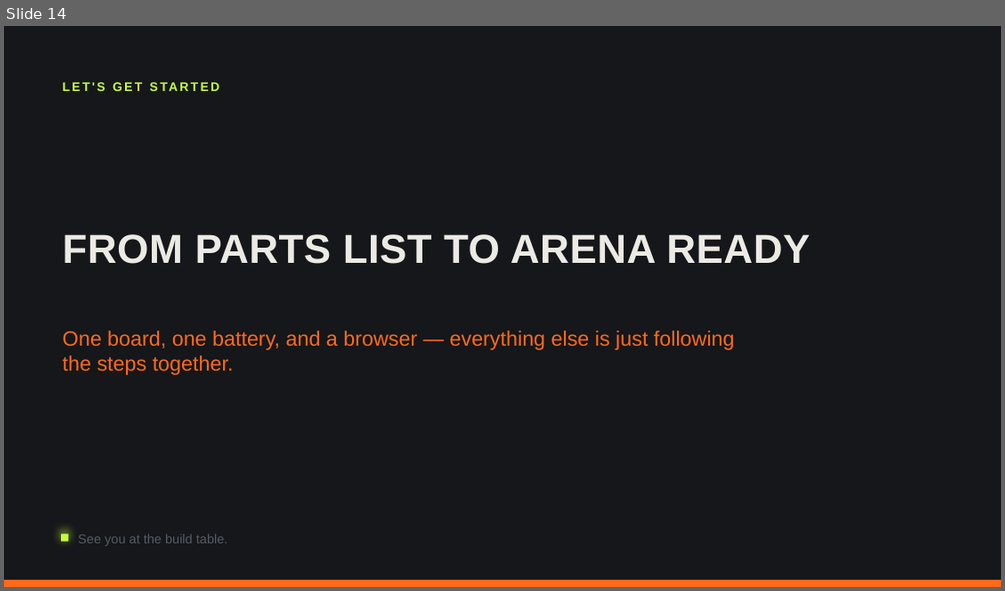
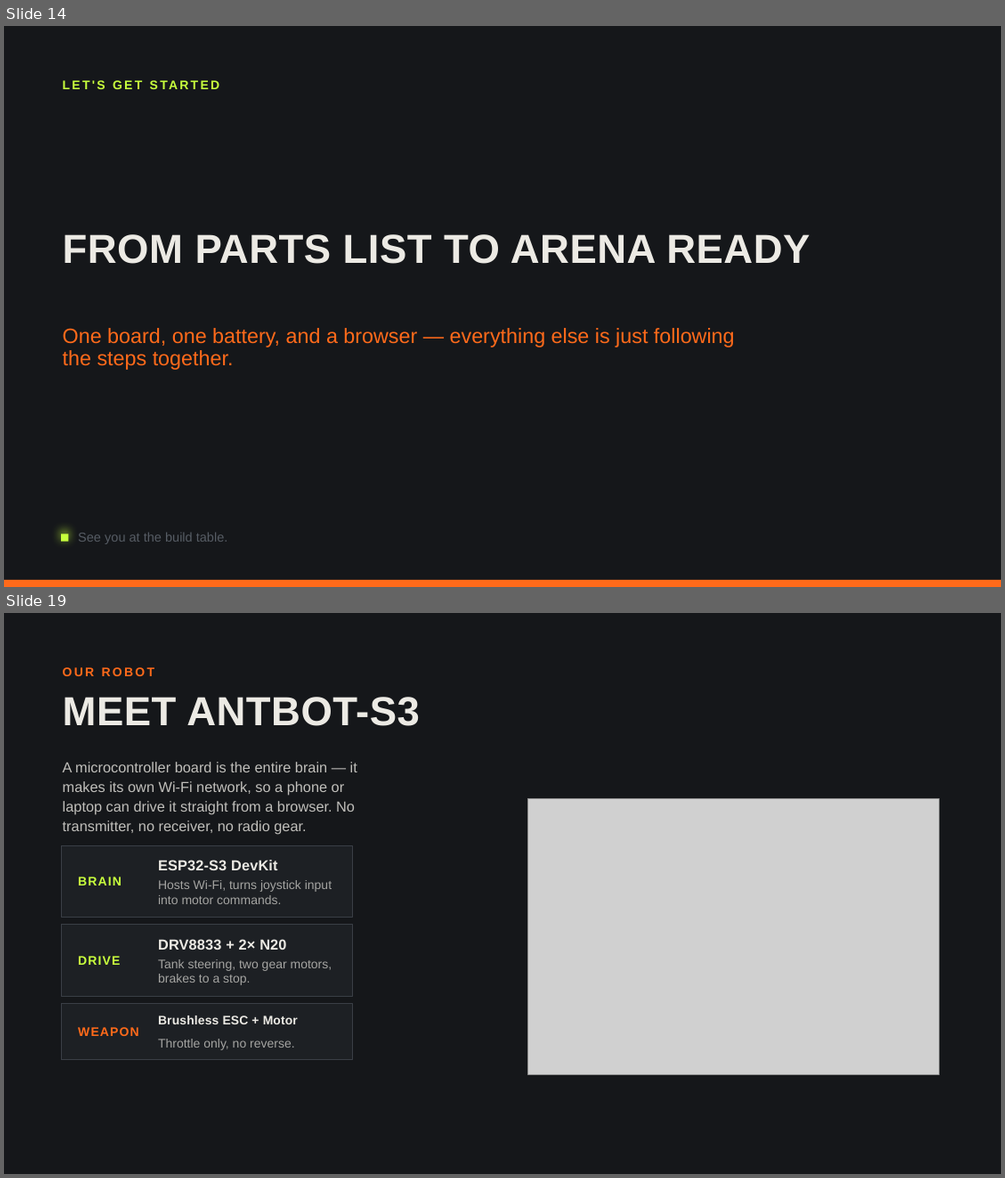
Before and after one commit to thefuzzman/WSP_YM_BB, a slide deck: Kickoff_Presentation.pptx. Shown one above the other, each under a label of ours: slide 14 before the commit, slides 14 and 19 after it; the slides between them are not shown. The pictures are 1005x591 and 1005x1178 pixels, drawn with LibreOffice and Linux fonts; fonts in the diff are those of the drawing; grey boxes stand for pictures. Boxes give left, top, right and bottom in pixels: in the first picture for what was removed or moved away, otherwise in the second. Text is boxed around its words. In the diff, an @@ line names an element or a change of style, - is before the commit and + after.

```diff
--- a/Kickoff_Presentation.pptx
+++ b/Kickoff_Presentation.pptx
@@ slide 19 added at box(4, 613, 1001, 1174), background #15171A @@
@@ text added at box(63, 667, 154, 676), 18 pt, text #FF6A1A, bold @@
+OUR ROBOT
@@ text added at box(63, 697, 420, 726), 58.5 pt, text #ECEAE4, bold @@
+MEET ANTBOT-S3
@@ text added at box(63, 762, 357, 834), 21 pt, text #ECEAE4 at 80% opacity @@
+A microcontroller board is the entire brain — it makes its own Wi-Fi network, so a phone or laptop can drive it straight from a browser. No transmitter, no receiver, no radio gear.
@@ picture added at box(527, 798, 938, 1074) @@
@@ rectangle added at box(61, 845, 353, 917), fill #1D2024, outline #3A3F46 1.5 pt @@
@@ text added at box(78, 876, 121, 885), 18 pt, text #C8FF3D, bold @@
+BRAIN
@@ text added at box(158, 860, 277, 870), 21 pt, text #ECEAE4, bold @@
+ESP32-S3 DevKit
@@ text added at box(158, 880, 332, 904), 18 pt, text #ECEAE4 at 65% opacity @@
+Hosts Wi-Fi, turns joystick input into motor commands.
@@ rectangle added at box(61, 925, 353, 997), fill #1D2024, outline #3A3F46 1.5 pt @@
@@ text added at box(78, 956, 120, 965), 18 pt, text #C8FF3D, bold @@
+DRIVE
@@ text added at box(158, 939, 286, 949), 21 pt, text #ECEAE4, bold @@
+DRV8833 + 2× N20
@@ text added at box(158, 959, 332, 985), 18 pt, text #ECEAE4 at 65% opacity @@
+Tank steering, two gear motors, brakes to a stop.
@@ rectangle added at box(61, 1003, 353, 1059), fill #1D2024, outline #3A3F46 1.5 pt @@
@@ text added at box(78, 1027, 139, 1036), 18 pt, text #FF6A1A, bold @@
+WEAPON
@@ text added at box(158, 1015, 298, 1024), 17.9 pt, text #ECEAE4, bold @@
+Brushless ESC + Motor
@@ text added at box(158, 1038, 295, 1050), 18 pt, text #ECEAE4 at 65% opacity @@
+Throttle only, no reverse.
@@ slide 14 changed as well @@
@@ text "LET'S GET STARTED" at box(97, 80, 105, 89): line spacing 1 to 0.9 @@
@@ text "One board, one battery, and ..." at box(63, 328, 735, 370): line spacing 1 to 0.9 @@
@@ text "See you at the build ..." at box(78, 532, 228, 544): size 18.8 to 18.7 pt; line spacing 1 to 0.9 @@
```
Also in this commit, not shown: 13 other slides changed, 13 other slides added.
